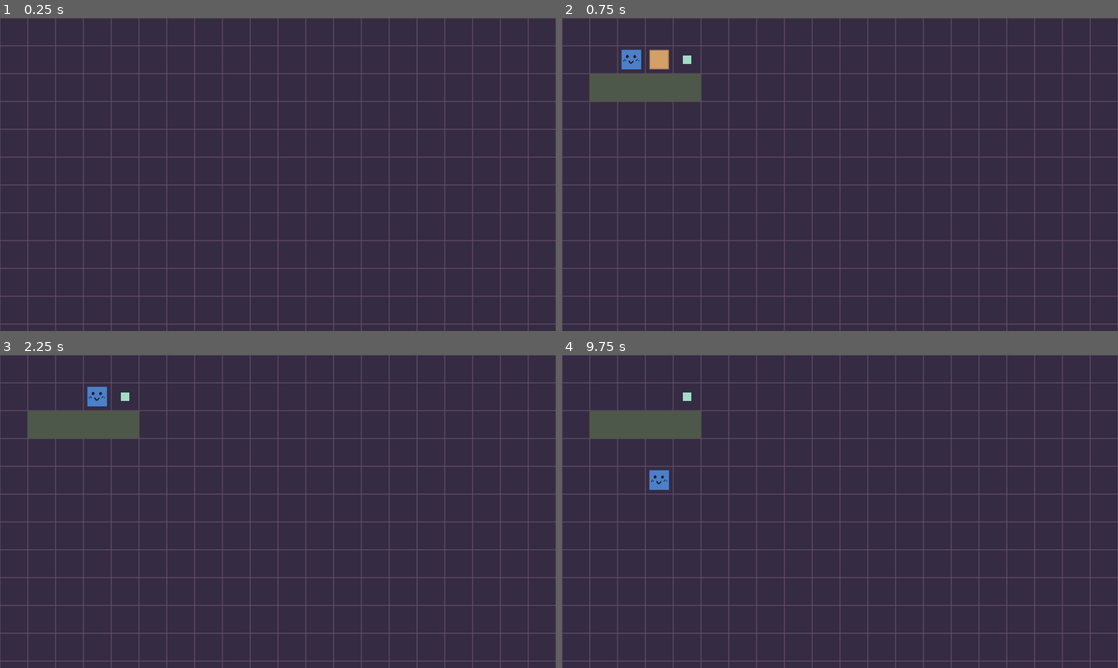
Above: before the commit, frames 1-4 (two rows, left to right).
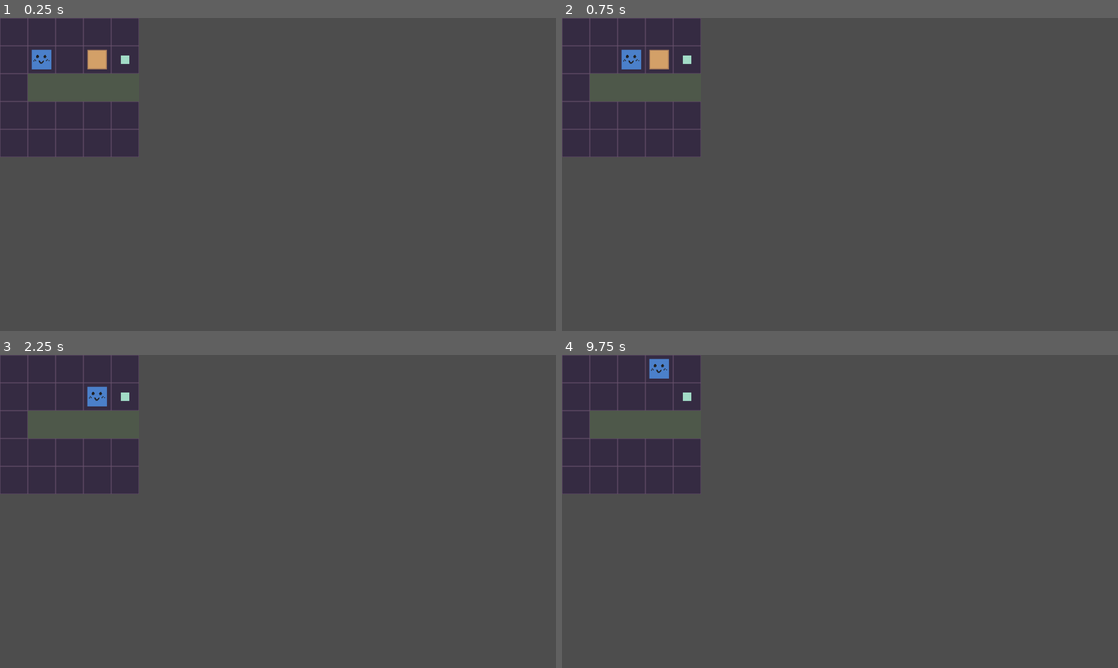
Above: after the commit, the same moments.

Repository: RonTheHuman/JamGame
Game: Godot game, scene res://Scenes/GameScene.tscn
Same seed, same stepped clock (60 frames per second), same inputs: the game is played once before the commit and once after it.
Inputs:
- Up to frame 1 (0.25 s): no input
- Up to frame 2 (0.75 s): tap Enter at 0.5 s; hold D (Right) from 0.53 s (still down); hold Space (Wait) from 0.53 s (still down)
- Up to frame 3 (2.25 s): release D (Right) at 1.28 s; release Space (Wait) at 1.28 s; hold S (Down) 1.28-2.03 s; tap Space (Wait) at 1.35 s; tap Enter at 2 s; hold D (Right) from 2.03 s (still down); hold Space (Wait) from 2.03 s (still down)
- Up to frame 4 (9.75 s): release D (Right) at 2.78 s; release Space (Wait) at 2.78 s; hold W (Up) 2.78-3.53 s; tap Space (Wait) every 1.5 s from 2.85 to 8.85 s; tap Enter at 3.5 s; hold Space (Wait) 3.53-4.28 s; hold A (Left) 3.53-5.03 s; hold S (Down) 5.03-5.78 s; hold Space (Wait) 5.03-5.78 s; hold D (Right) 5.78-6.53 s; hold W (Up) 6.53-7.28 s; hold Space (Wait) 6.53-7.28 s; hold D (Right) 7.28-8.03 s; hold S (Down) 8.03-8.78 s; hold Space (Wait) 8.03-8.78 s; hold A (Left) 8.78-9.53 s; hold W (Up) from 9.53 s (still down); hold Space (Wait) from 9.53 s (still down)

The runs differ from the first frame. In frame 1, 82% of the frame differs, in the area x 0-100%, y 0-100%; in frame 2, 80%; in frame 3, 80%; in frame 4, 81%.

Commit message:
fixed bounds bug and added grid visuals

Diff:
--- a/Scripts/GameScene.gd
+++ b/Scripts/GameScene.gd
@@ -37,7 +37,9 @@
 				break
 		if found:
 			break
-	print(player_loc)
+	$GridTile.region_rect = Rect2(grid_start,
+				tile_size * Vector2(level_w, level_h))
+	draw_state()
 
 func _input(event):
 	if event.is_action_pressed("Up"):
@@ -53,7 +55,7 @@
 
 func next_state(action: Action):
 	if action == Action.WAIT:
-		pass
+		return
 	var move_vec = Vector2(0, 0)
 	if action == Action.UP:
 		move_vec = Vector2(0, -1)
@@ -68,10 +70,10 @@
 	# if out of bounds
 	if new_loc.x < 0 or new_loc.x >= level_w or \
 			new_loc.y < 0 or new_loc.y >= level_h:
-			pass
+			return
 	# if moving into wall
 	if layer1[new_loc.y][new_loc.x] == Tile.WALL:
-		pass
+		return
 	# if moving into empty
 	if layer1[new_loc.y][new_loc.x] == Tile.NONE:
 		layer2[player_loc.y][player_loc.x] = Tile.NONE
